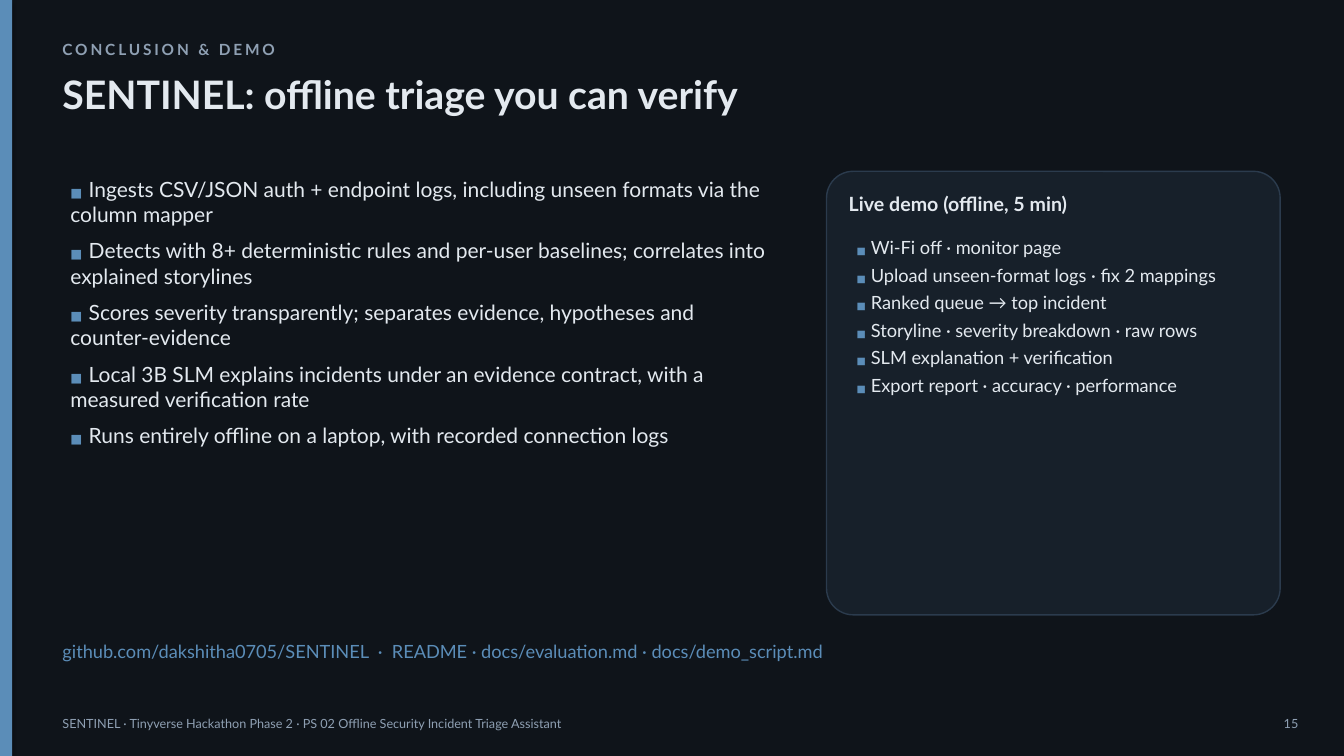
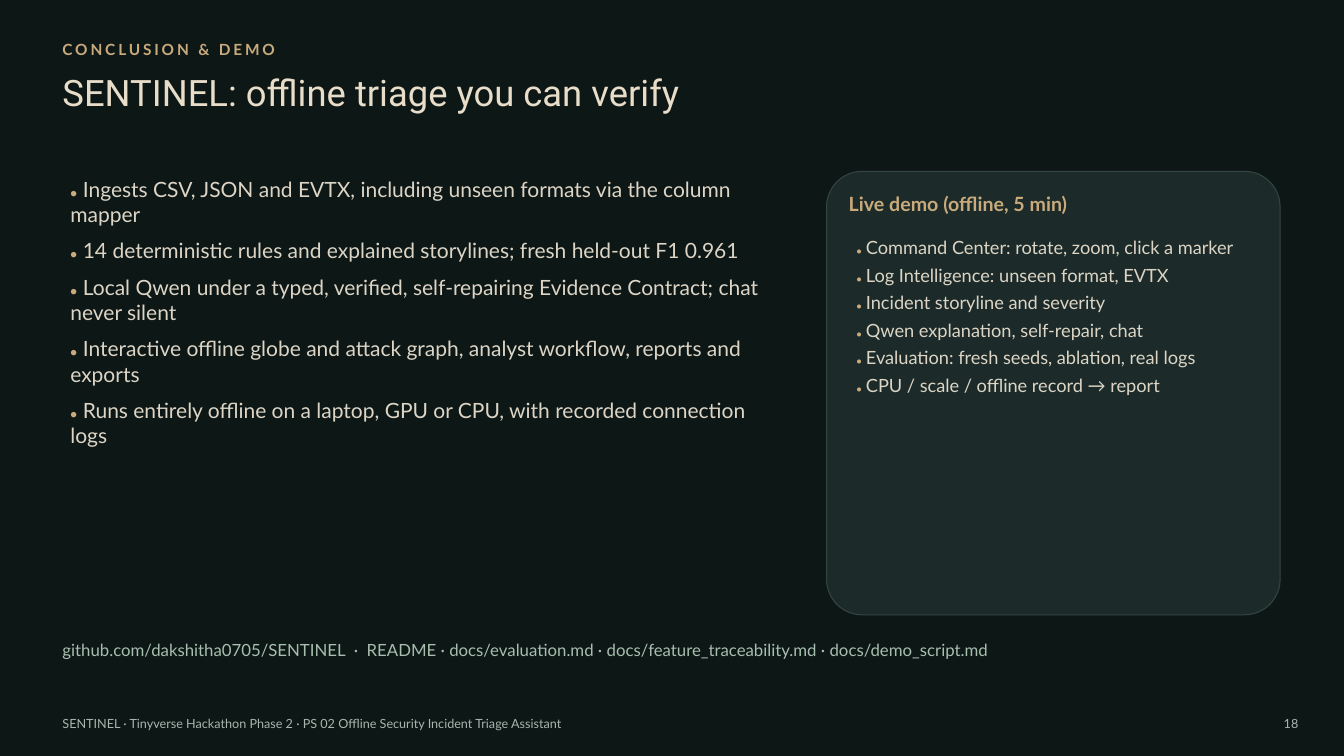
Before and after one commit to dakshitha0705/SENTINEL, a slide deck: slide 18 of presentation/SENTINEL_Tinyverse_PS02.pptx (slide 15 before the commit). Drawn at 1344x756 pixels with LibreOffice and Linux fonts; fonts in the diff are those of the drawing. Boxes give left, top, right and bottom in pixels: in the first picture for what was removed or moved away, otherwise in the second. Text is boxed around its words. In the diff, an @@ line names an element or a change of style, - is before the commit and + after.

```diff
--- a/presentation/SENTINEL_Tinyverse_PS02.pptx
+++ b/presentation/SENTINEL_Tinyverse_PS02.pptx
@@ background #0F141A to #0D1716 @@
@@ rectangle removed at [0, 0, 12, 756] @@
@@ text "CONCLUSION & DEMO" at [62, 43, 275, 55]: text colour #8FA0B3 to #C8AA7C @@
@@ text "SENTINEL: offline triage you can ..." at [62, 78, 679, 114]: size 28 to 26 pt, font Lato to Roboto, text colour #E3E9EF to #E8DDC9, bold off @@
@@ rounded rectangle at [827, 171, 1280, 615]: fill #17202A to #1C2B29; outline #2B3B4D 1 pt to #334541 0.75 pt; proportions changed @@
@@ text at [70, 181, 759, 447]: text changed; text colour #E3E9EF to #DCD5C6 @@
-■ Ingests CSV/JSON auth + endpoint logs, including unseen formats via the column mapper
-■ Detects with 8+ deterministic rules and per-user baselines; correlates into explained storylines
-■ Scores severity transparently; separates evidence, hypotheses and counter-evidence
-■ Local 3B SLM explains incidents under an evidence contract, with a measured verification rate
-■ Runs entirely offline on a laptop, with recorded connection logs
+● Ingests CSV, JSON and EVTX, including unseen formats via the column mapper
+● 14 deterministic rules and explained storylines; fresh held-out F1 0.961
+● Local Qwen under a typed, verified, self-repairing Evidence Contract; chat never silent
+● Interactive offline globe and attack graph, analyst workflow, reports and exports
+● Runs entirely offline on a laptop, GPU or CPU, with recorded connection logs
@@ text "Live demo (offline, 5 min)" at [849, 196, 1068, 214]: text colour #E3E9EF to #C8AA7C @@
@@ text at [866, 240, 1233, 395]: text changed; text colour #E3E9EF to #DCD5C6 @@
-■ Wi-Fi off · monitor page
-■ Upload unseen-format logs · fix 2 mappings
-■ Ranked queue → top incident
-■ Storyline · severity breakdown · raw rows
-■ SLM explanation + verification
-■ Export report · accuracy · performance
+● Command Center: rotate, zoom, click a marker
+● Log Intelligence: unseen format, EVTX
+● Incident storyline and severity
+● Qwen explanation, self-repair, chat
+● Evaluation: fresh seeds, ablation, real logs
+● CPU / scale / offline record → report
@@ text at [62, 643, 988, 659]: text changed; size 13 to 12 pt; text colour #5B8DB8 to #A7BFAF @@
-github.com/dakshitha0705/SENTINEL · README · docs/evaluation.md · docs/demo_script.md
+github.com/dakshitha0705/SENTINEL · README · docs/evaluation.md · docs/feature_traceability.md · docs/demo_script.md
@@ text "SENTINEL · Tinyverse Hackathon Phase ..." at [62, 718, 561, 731]: text colour #8FA0B3 to #A9B6AE @@
@@ text at [1284, 719, 1299, 728]: text changed; text colour #8FA0B3 to #A9B6AE @@
-15
+18
```
Also in this commit, not shown: 9 other slides changed, 8 slides added, 5 slides removed, 36 other files.
